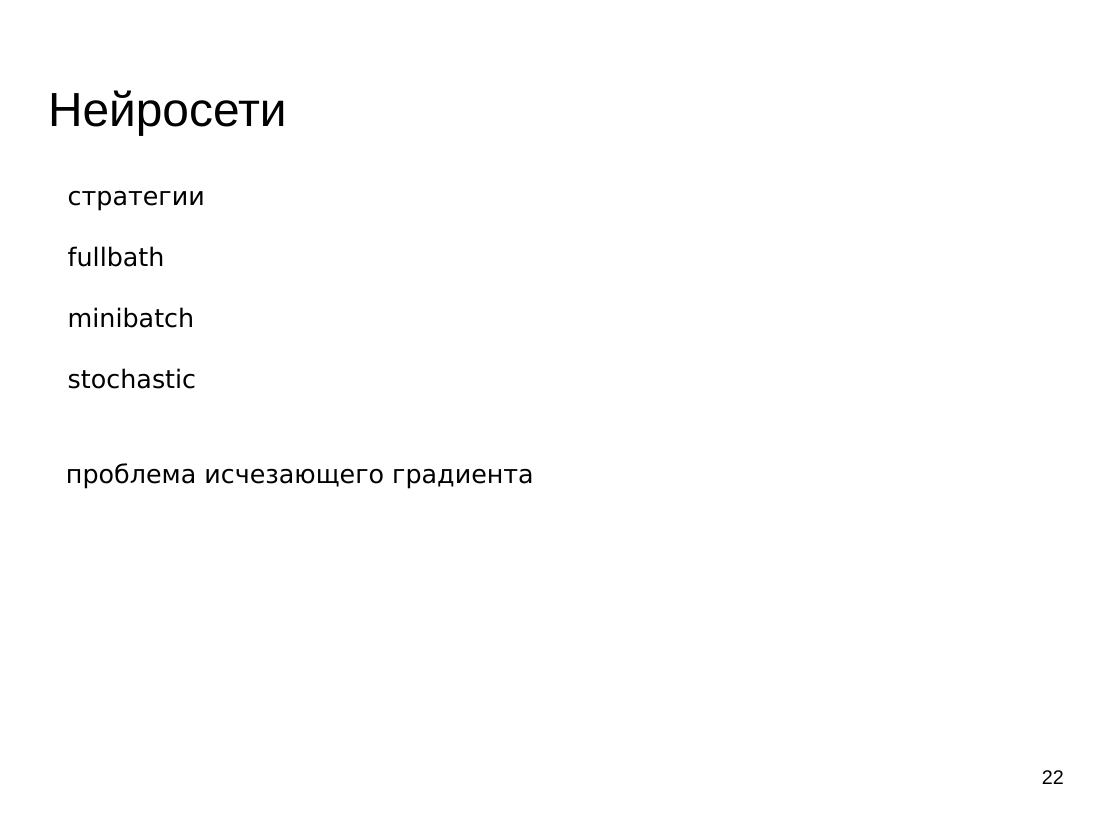
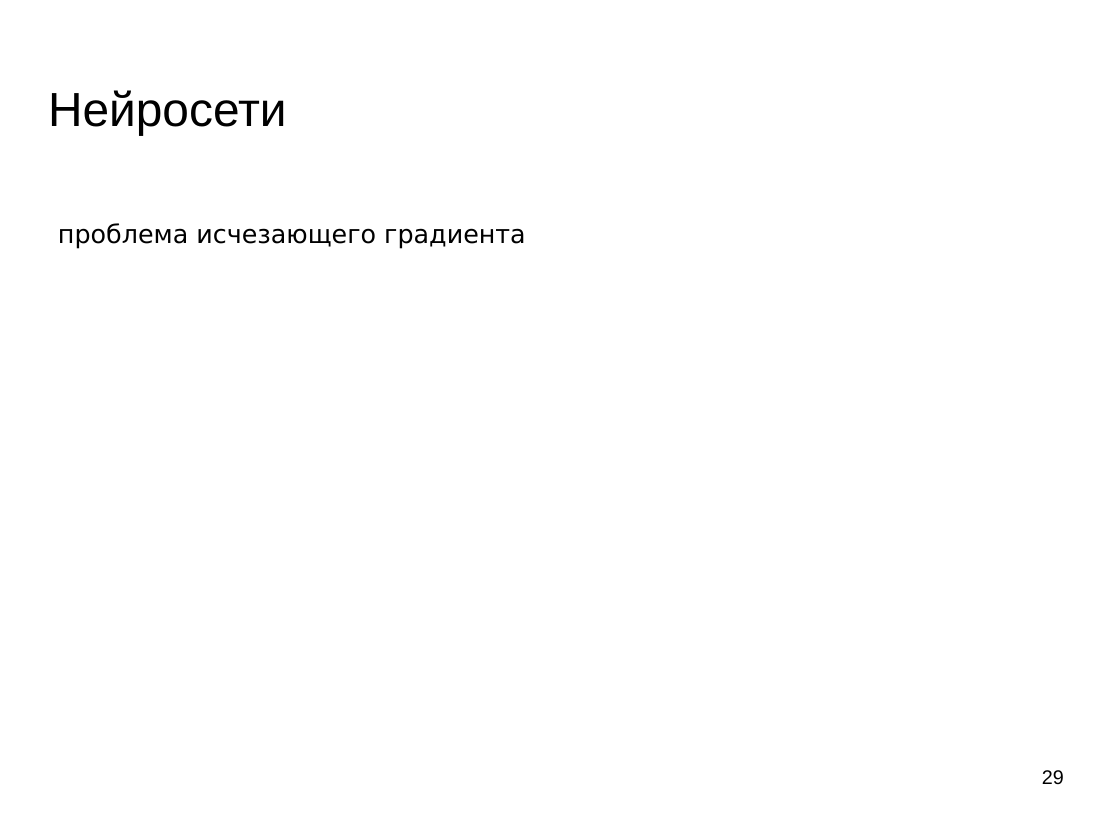
Before and after one commit to mechanoid5/ml_lectorium_legacy, a slide deck: slide 29 of 10-ann.odp (slide 22 before the commit). Drawn at 1120x840 pixels with LibreOffice and Linux fonts; fonts in the diff are those of the drawing; background and template pictures are left out. Boxes give left, top, right and bottom in pixels: in the first picture for what was removed or moved away, otherwise in the second. Text is boxed around its words. In the diff, an @@ line names an element or a change of style, - is before the commit and + after.

```diff
--- a/10-ann.odp
+++ b/10-ann.odp
@@ text removed at (x1=68, y1=190, x2=205, y2=389) @@
-стратегии
-fullbath
-minibatch
-stochastic
@@ text "проблема исчезающего градиента" moved from (x1=66, y1=463, x2=534, y2=489) to (x1=58, y1=223, x2=526, y2=249) @@
@@ page number at (x1=1042, y1=770, x2=1064, y2=784): text changed @@
-22
+29
```
Also in this commit, not shown: 6 other slides changed, 10 slides added, 2 slides removed.
